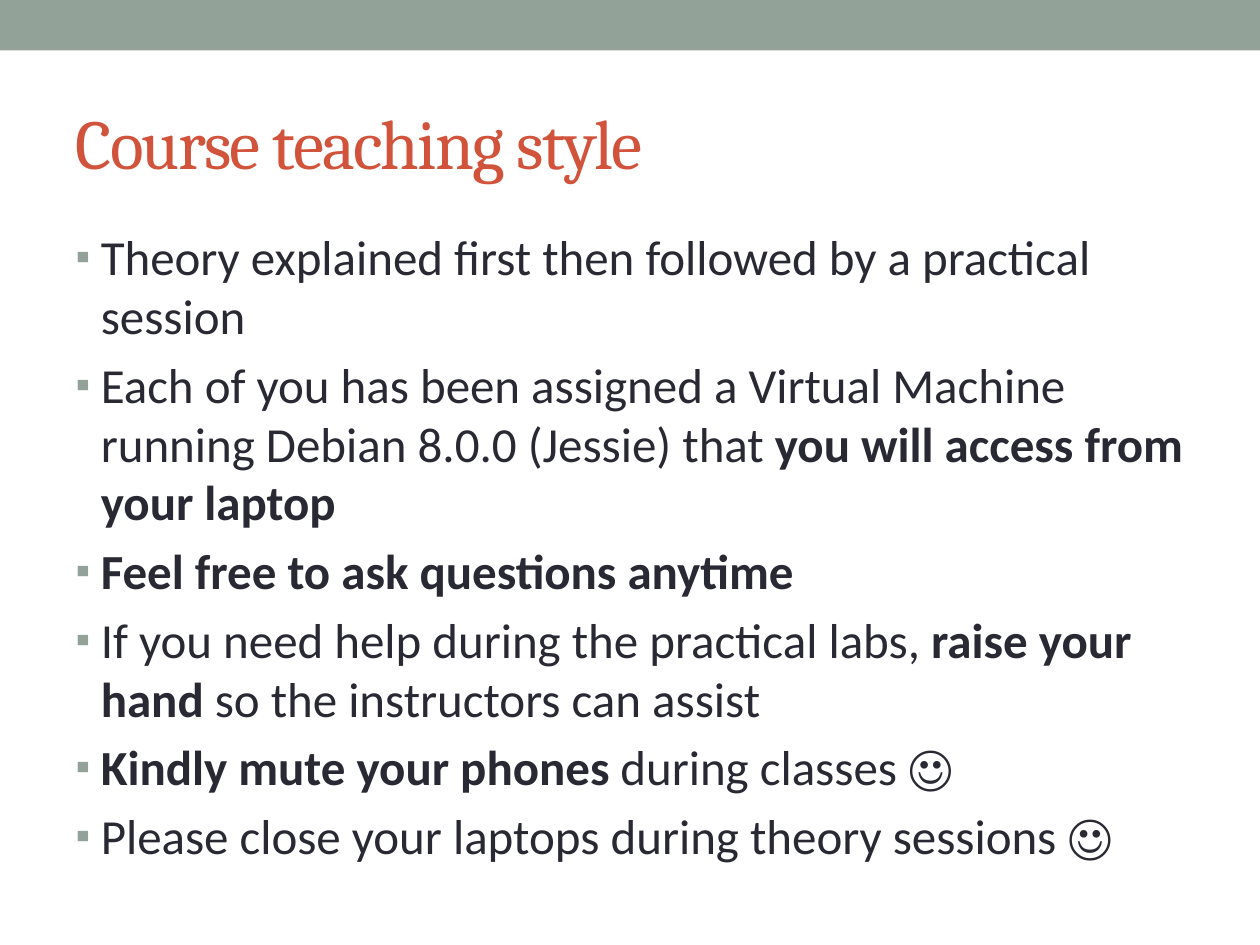
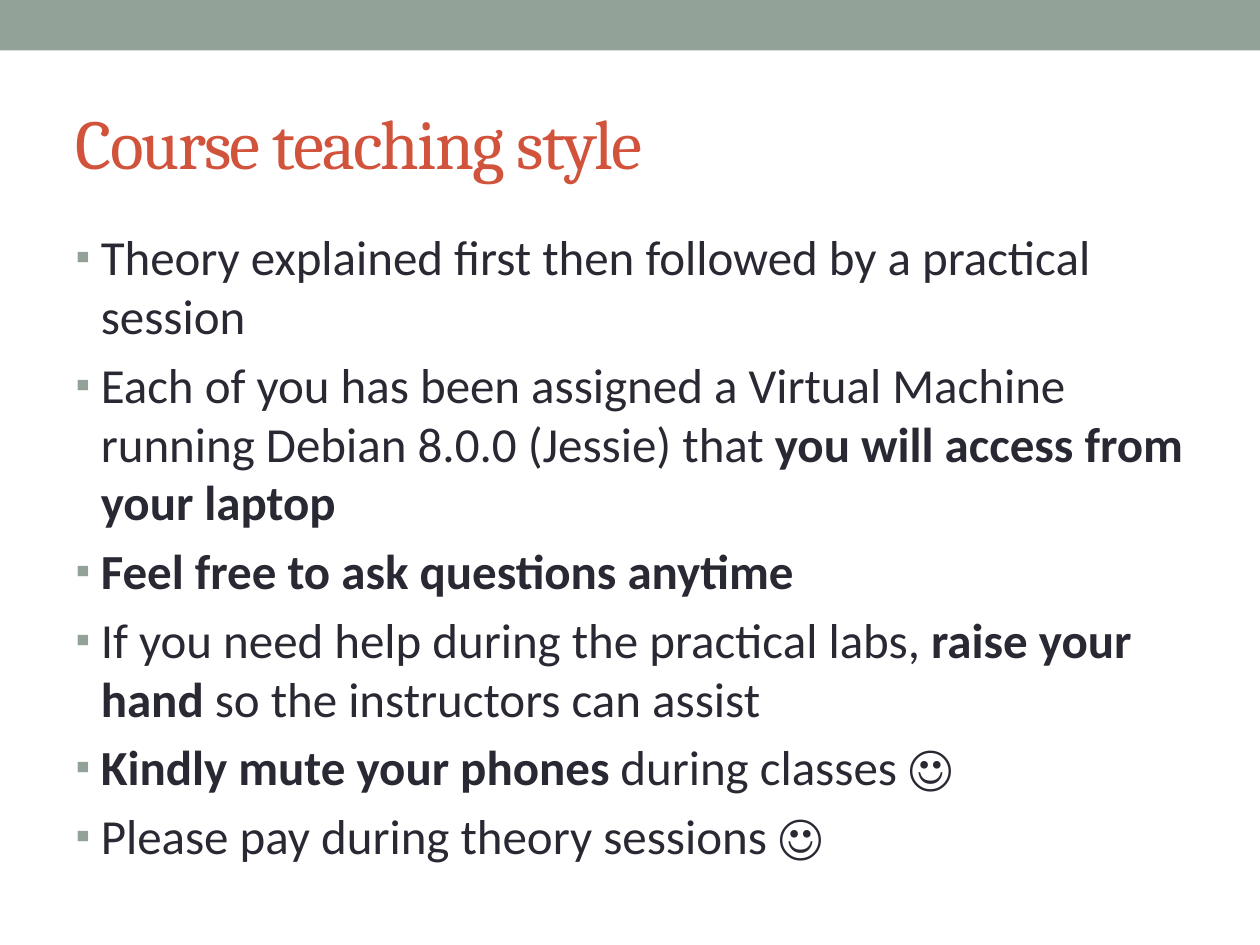
Before and after one commit to afnog/sse, a slide deck: slide 5 of intro/IntroPresentation.pptx. Drawn at 1260x945 pixels with LibreOffice and Linux fonts; fonts in the diff are those of the drawing. Boxes give left, top, right and bottom in pixels: in the first picture for what was removed or moved away, otherwise in the second. Text is boxed around its words. In the diff, an @@ line names an element or a change of style, - is before the commit and + after.

```diff
--- a/intro/IntroPresentation.pptx
+++ b/intro/IntroPresentation.pptx
@@ text at bbox=[101, 820, 767, 863]: text changed @@
-▪ Please close your laptops during theory sessions ☺
+▪ Please pay during theory sessions ☺
```
Also in this commit, not shown: 12 other slides changed, 6 slides added, 1 slide removed.
